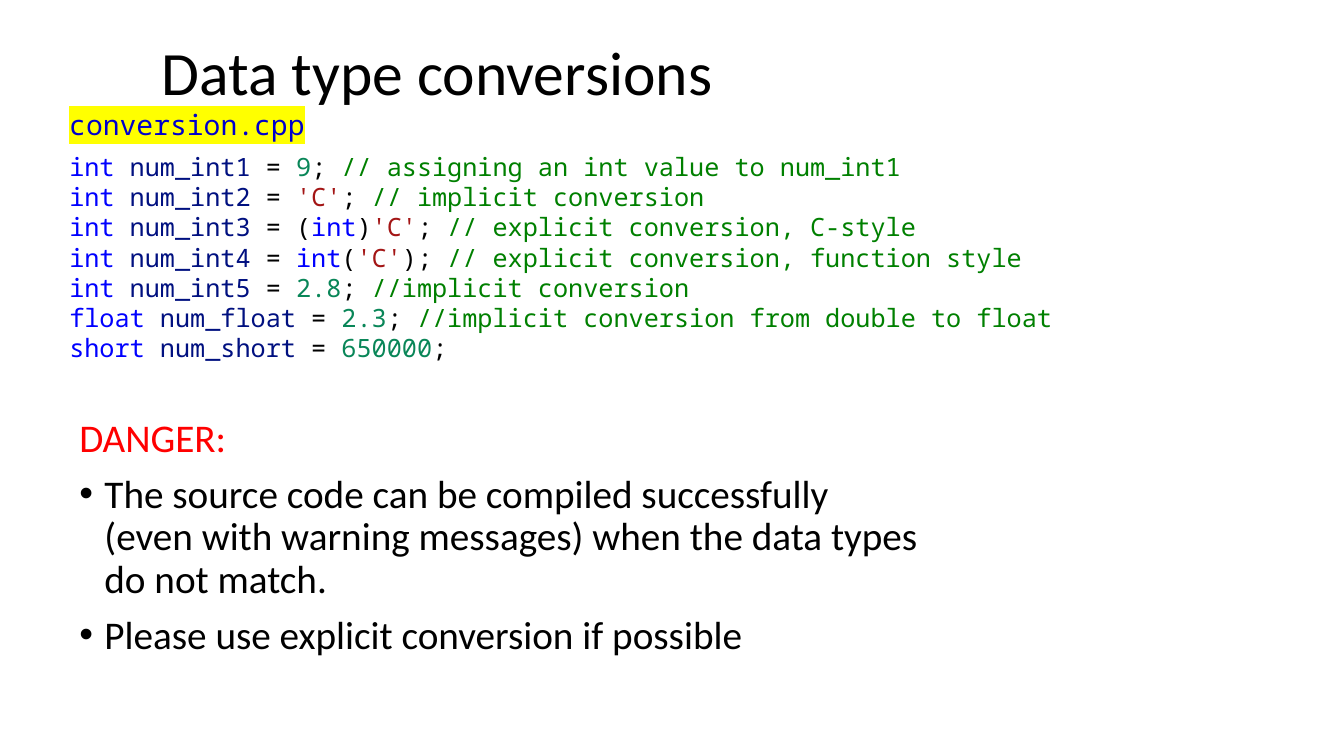
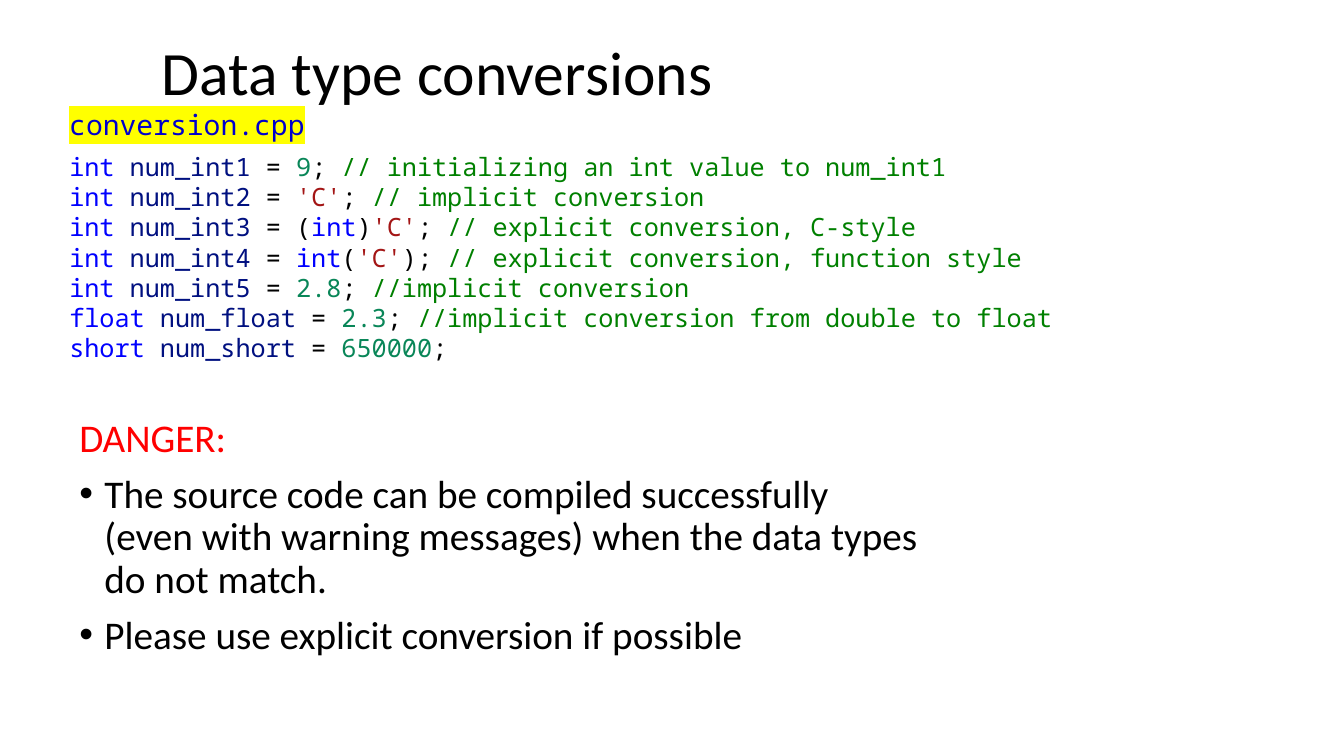
Before and after one commit to dayekuaipao/CPPLearning, a slide deck: slide 34 of week02/Lecture02.pptx. Drawn at 1344x756 pixels with LibreOffice and Linux fonts; fonts in the diff are those of the drawing; background and template pictures are left out. Boxes give left, top, right and bottom in pixels: in the first picture for what was removed or moved away, otherwise in the second. Text is boxed around its words. In the diff, an @@ line names an element or a change of style, - is before the commit and + after.

```diff
--- a/week02/Lecture02.pptx
+++ b/week02/Lecture02.pptx
@@ text at bbox=[69, 157, 946, 182]: text changed @@
-int num_int1 = 9; // assigning an int value to num_int1
+int num_int1 = 9; // initializing an int value to num_int1
```
Also in this commit, not shown: 9 other files.
